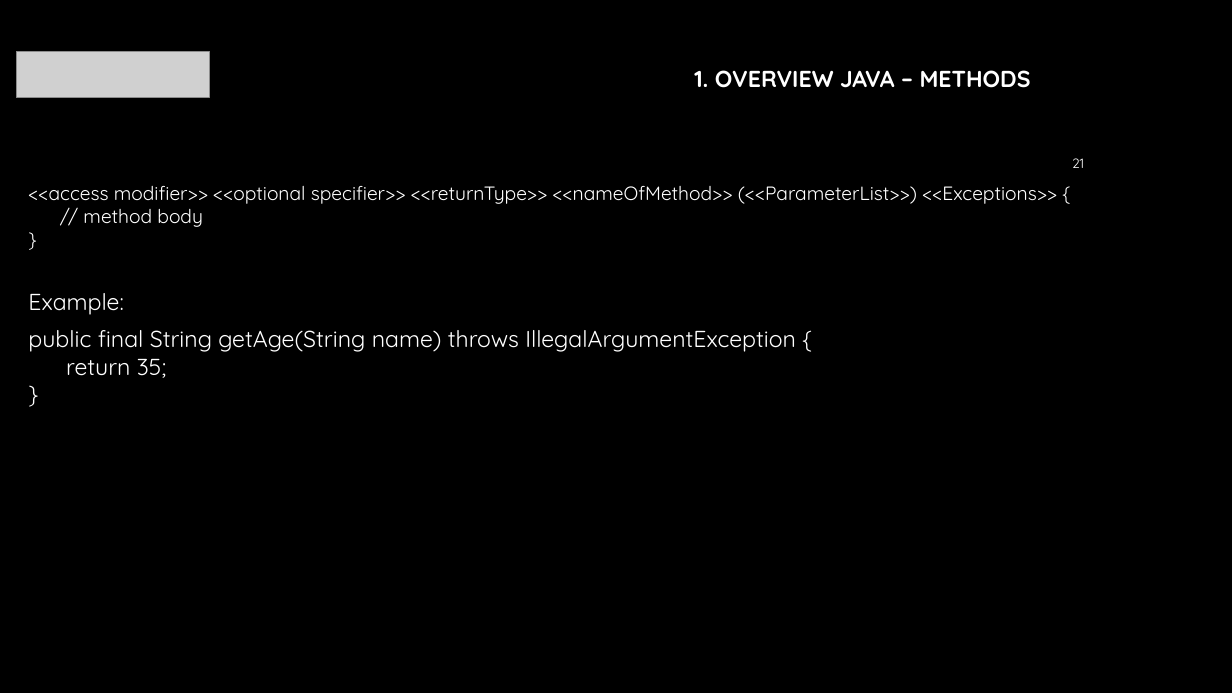
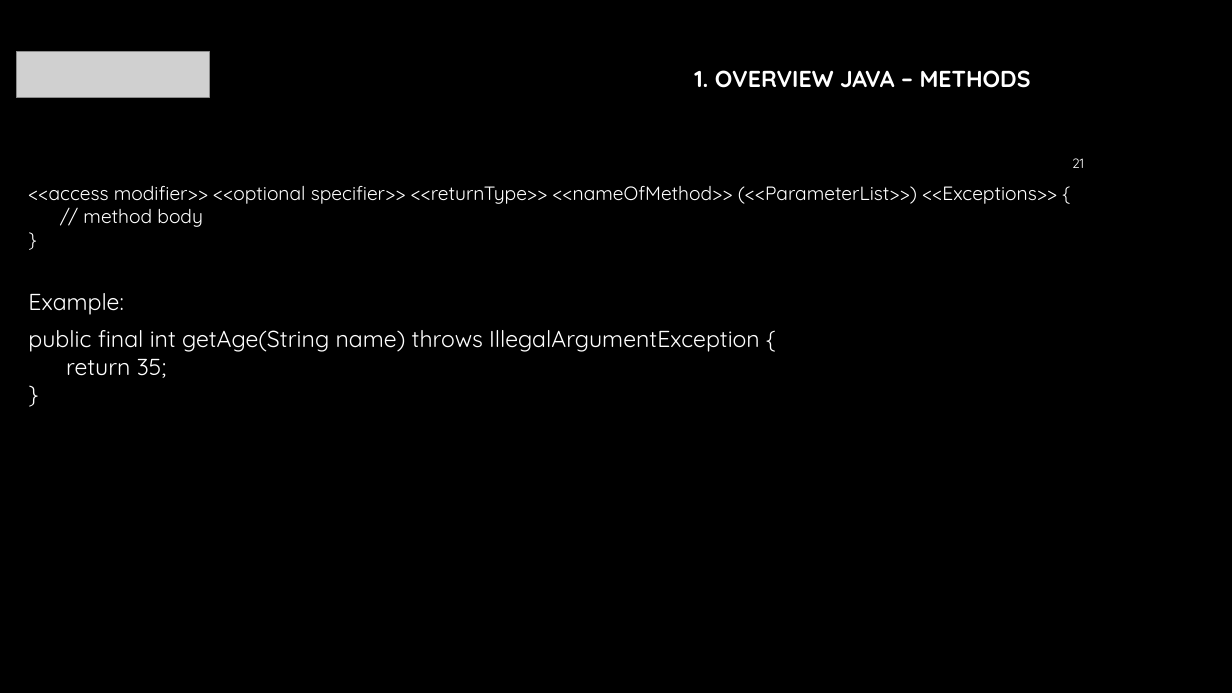
Before and after one commit to mraalten/javafundamentals, a slide deck: slide 21 of docs/training/Presentation.pptx. Drawn at 1232x693 pixels with LibreOffice and Linux fonts; fonts in the diff are those of the drawing; grey boxes stand for pictures; background and template pictures are left out. Boxes give left, top, right and bottom in pixels: in the first picture for what was removed or moved away, otherwise in the second. Text is boxed around its words. In the diff, an @@ line names an element or a change of style, - is before the commit and + after.

```diff
--- a/docs/training/Presentation.pptx
+++ b/docs/training/Presentation.pptx
@@ text at [28,330,760,352]: text changed @@
-public final String getAge(String name) throws IllegalArgumentException {
+public final int getAge(String name) throws IllegalArgumentException {
```
